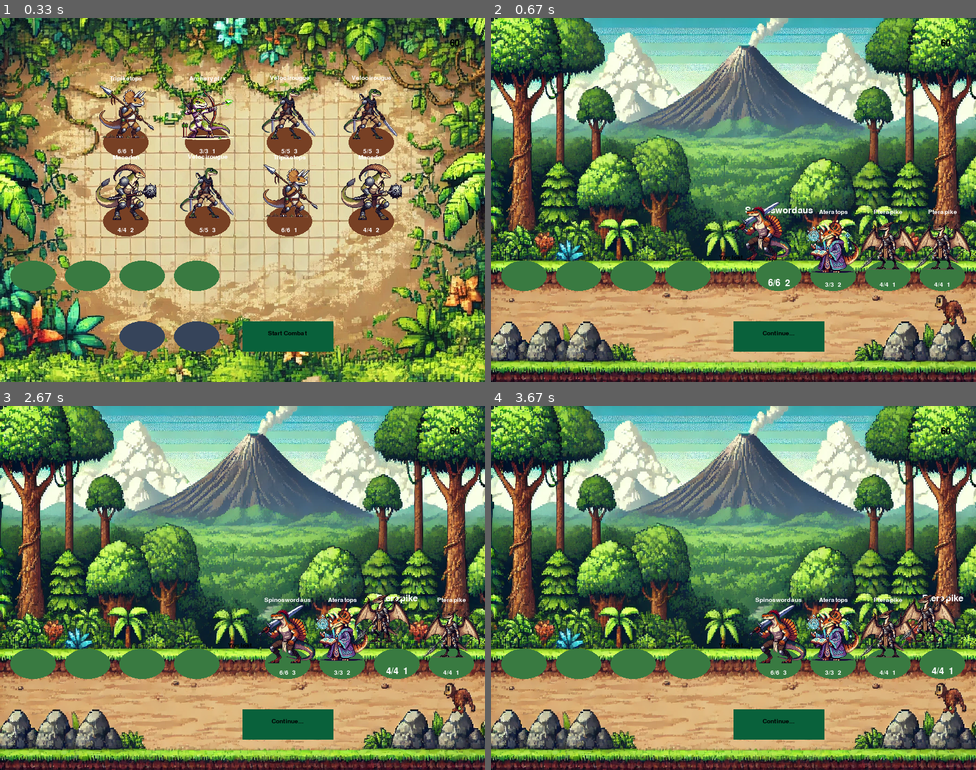
Above: before the commit, frames 1-4 (two rows, left to right).
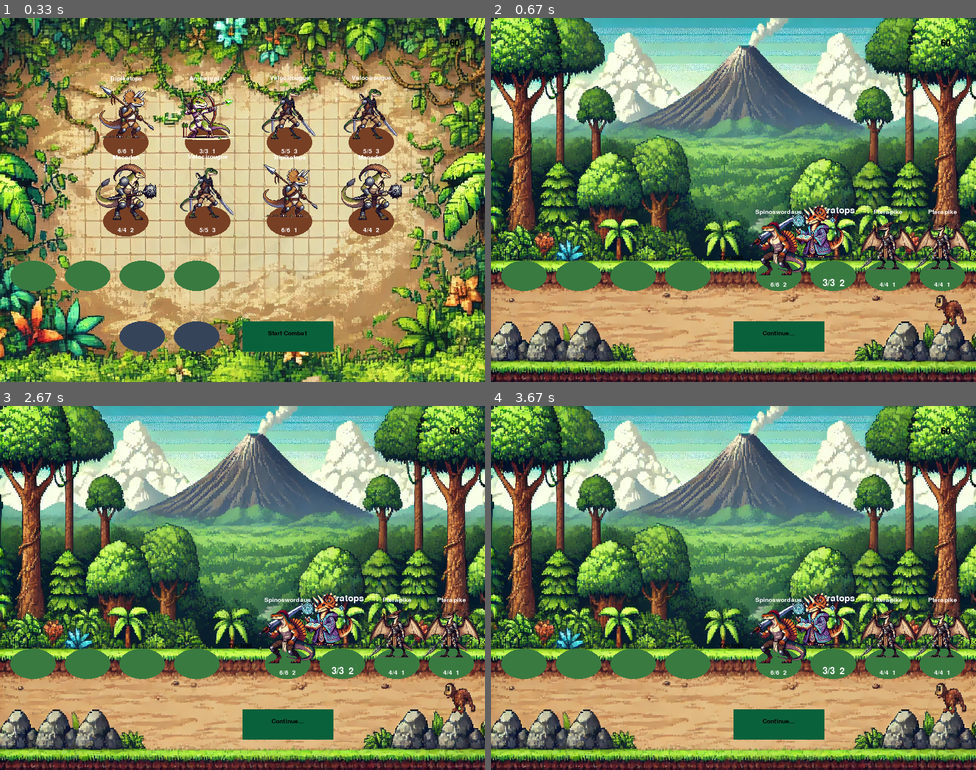
Above: after the commit, the same moments.

Repository: ENorell/RogueTroupe
Game: pygame game, started from main.py
Two runs of this game, one before a commit and one after it. Both use one fixed random seed, a clock stepped at 60 frames per second and the inputs below.
Inputs:
- Up to frame 1 (0.33 s): no input
- Up to frame 2 (0.67 s): tap Space at 0.33 s
- Up to frame 3 (2.67 s): no input
- Up to frame 4 (3.67 s): no input

Frame 1 is identical in both runs. In frame 2, 3.0% of the frame differs, in the area x 50-76%, y 50-74%; in frame 3, 2.8%; in frame 4, 2.8%.

Commit message:
Simple demonstration of how coroutines can make the code more readable

Diff:
--- a/combat_state.py
+++ b/combat_state.py
@@ -57,7 +57,12 @@
         self.victim: Optional[Character] = None
 
     def activate(self, attacker: Character) -> None:
-        assert self.victim
+        if not self.victim:
+            self.is_done
+            logging.debug(f"{attacker.name} has no target to attack (range {attacker.range}).")
+            return
+        #assert self.victim
+
         self.victim.damage_health(attacker.damage)
         self.victim.is_defending = False
 
@@ -88,6 +93,84 @@
         return bool(self.victim)
 
 
+class BattleTurn_:
+    def __init__(self, acting_slot: CombatSlot, ally_slots: list[CombatSlot], enemy_slots: list[CombatSlot]) -> None:
+        self.acting_slot = acting_slot
+        assert acting_slot.content # We should never be here if it was empty
+        self.character: Character = acting_slot.content
+
+        self.ally_slots = ally_slots
+        self.enemy_slots = enemy_slots
+
+        self.basic_attack = BasicAttack(acting_slot, ally_slots, enemy_slots)
+
+        self.initial_delay = Delay(TURN_ATTACK_DELAY_TIME_S)
+        self.post_attack_delay = Delay(TURN_ATTACK_DELAY_TIME_S)  # Delay after attack or ability
+        self.is_done = False
+
+
+    def start_turn(self) -> None:
+        logging.debug(f"Starting turn for {self.character.name} {"(Ally)" if self.acting_slot in self.ally_slots else "(Enemy)"}")
+
+        if self.character.is_dead():
+            logging.debug(f"{self.character.name} is dead, skipping turn")
+            self.end_turn()
+            return
+
+        self.basic_attack.determine_target(self.character)
+
+    def end_turn(self) -> None:
+        self.character.refresh_ability()
+        # Potential end of turn effects
+        self.is_done = True
+
+    def loop(self) -> None:
+        if not done_triggering_abilities(self.ally_slots, self.enemy_slots, TriggerType.TURN_START):
+            return
+
+        # Delay game slightly before acting
+        if not self.initial_delay.is_done:
+            self.initial_delay.tick()
+            return
+
+        # Exit if no viable target is found
+        if not self.basic_attack.target_found():
+            self.end_turn()
+            return
+
+        # Then execute attack
+        if not self.basic_attack.is_done:
+            self.basic_attack.activate(self.character)
+            return
+
+        # Delay slightly after attack
+        if not self.post_attack_delay.is_done:
+            self.post_attack_delay.tick()
+            return
+
+        self.end_turn()
+
+
+def trigger_abilities(ally_slots: list[CombatSlot], enemy_slots: list[CombatSlot], trigger_type: TriggerType):
+    for slot in ally_slots + enemy_slots:
+        if not slot.content: continue
+        if     slot.content.is_dead(): continue
+        if not slot.content.ability: continue
+        if not slot.content.ability.trigger == trigger_type: continue
+        #if     slot.content.ability.is_done: continue
+
+        yield slot.content.ability.activate(slot.content, ally_slots, enemy_slots)
+        yield from time_delay(TURN_ATTACK_DELAY_TIME_S)
+
+def time_delay(seconds):
+    frame_counter = 0
+    #logging.debug(f"wait {seconds} seconds")
+    while frame_counter / GAME_FPS < seconds:
+        frame_counter += 1
+        yield
+    #logging.debug("Done waiting")
+
+
 class BattleTurn:
     def __init__(self, acting_slot: CombatSlot, ally_slots: list[CombatSlot], enemy_slots: list[CombatSlot]) -> None:
         self.acting_slot = acting_slot
@@ -99,10 +182,17 @@
 
         self.basic_attack = BasicAttack(acting_slot, ally_slots, enemy_slots)
 
-        self.initial_delay = Delay(TURN_ATTACK_DELAY_TIME_S)
-        self.post_attack_delay = Delay(TURN_ATTACK_DELAY_TIME_S)  # Delay after attack or ability
         self.is_done = False
 
+        self.phases = self.turn_phases(self.basic_attack, self.character)
+
+    def turn_phases(self, basic_attack: BasicAttack, character: Character):
+        yield from trigger_abilities(self.ally_slots, self.enemy_slots, TriggerType.TURN_START)
+        yield from time_delay(TURN_ATTACK_DELAY_TIME_S)
+        yield basic_attack.determine_target(character)
+        yield from time_delay(TURN_ATTACK_DELAY_TIME_S)
+        yield basic_attack.activate(character)
+        yield from time_delay(TURN_ATTACK_DELAY_TIME_S)
 
     def start_turn(self) -> None:
         logging.debug(f"Starting turn for {self.character.name} {"(Ally)" if self.acting_slot in self.ally_slots else "(Enemy)"}")
@@ -112,7 +202,6 @@
             self.end_turn()
             return
 
-        self.basic_attack.determine_target(self.character)
 
     def end_turn(self) -> None:
         self.character.refresh_ability()
@@ -120,31 +209,16 @@
         self.is_done = True
 
     def loop(self) -> None:
-        if not done_triggering_abilities(self.ally_slots, self.enemy_slots, TriggerType.TURN_START):
-            return
-
-        # Delay game slightly before acting
-        if not self.initial_delay.is_done:
-            self.initial_delay.tick()
-            return
-
-        # Exit if no viable target is found
-        if not self.basic_attack.target_found():
+        try:
+            next(self.phases)
+        except StopIteration:
             self.end_turn()
-            return
-
-        # Then execute attack
-        if not self.basic_attack.is_done:
-            self.basic_attack.activate(self.character)
-            return
-
-        # Delay slightly after attack
-        if not self.post_attack_delay.is_done:
-            self.post_attack_delay.tick()
-            return
-
-        self.end_turn()
-
+
+
+def loop_until_done(turn: BattleTurn):
+    while not turn.is_done:
+        turn.loop()
+        yield
 
 
 class BattleRound:
@@ -152,14 +226,17 @@
         self.ally_slots = ally_slots
         self.enemy_slots = enemy_slots
         self.turn_order = []
-        self.current_turn: Optional[BattleTurn] = None
-        self.round_end_delay = Delay(1.5)
+        #self.current_turn: Optional[BattleTurn] = None
         self.is_done = False
 
-    #def setup_turn_order(self) -> None:
-    #    ally_turns = [BattleTurn(slot.content, i, self.ally_slots, self.enemy_slots, self.battle_log) for i, slot in enumerate(self.ally_slots) if slot.content and not slot.content.is_dead()]
-    #    enemy_turns = [BattleTurn(slot.content, i, self.enemy_slots, self.ally_slots, self.battle_log) for i, slot in enumerate(self.enemy_slots) if slot.content and not slot.content.is_dead()]
-    #    self.turn_order = [turn for pair in zip(ally_turns, enemy_turns) for turn in pair] + ally_turns[len(enemy_turns):] + enemy_turns[len(ally_turns):]
+        self.phases = self.round_phases()
+
+    def round_phases(self):
+        yield from trigger_abilities(self.ally_slots, self.enemy_slots, TriggerType.ROUND_START)
+        while True:
+            yield self.start_next_turn()
+            yield from loop_until_done(self.current_turn)
+
 
     def start_round(self) -> None:
         self.slot_turn_order: list[CombatSlot] = [slot for slot in self.ally_slots + self.enemy_slots if slot.content and not slot.content.is_dead() ]
@@ -179,10 +256,6 @@
         self.current_turn.start_turn()
 
     def end_round(self) -> None:
-        if not self.round_end_delay.is_done:
-            self.round_end_delay.tick()
-            return
-
         self.cleanup_dead_units()  # Clean up dead units at the end of the round
         self.shift_units_forward()  # Shift units forward to fill empty slots
         self.is_done = True
@@ -210,16 +283,10 @@
                 slots[i].content = character
 
     def loop(self) -> None:
-        if not done_triggering_abilities(self.ally_slots, self.enemy_slots, TriggerType.ROUND_START):
-            return
-
-        assert self.current_turn # Something is wrong if we have gotten here with no turn
-
-        if not self.current_turn.is_done:
-            self.current_turn.loop()
-            return
-
-        self.start_next_turn()
+        try:
+            next(self.phases)
+        except StopIteration:
+            self.end_round()
 
 
 def revive_ally_characters(slots: list[CombatSlot]) -> None:
--- /dev/null
+++ b/coroutines.py
@@ -0,0 +1,42 @@
+
+
+
+def time_delay(seconds):
+    elapsed_time = 0
+    print(f"Waiting for {seconds} seconds...")
+    while elapsed_time < seconds:
+
+        elapsed_time += 1  # Update elapsed time based on frame duration
+        print(f"elapsed_time: {elapsed_time}")
+        yield  # Simulate waiting for the next frame
+    print(f"Time delay of {seconds} seconds finished!")
+
+def trigger_abilities():
+    yield print("1")
+    yield from time_delay(2)
+    yield print("3")
+
+
+
+
+def turn_phases():
+    yield print("1")
+    yield from time_delay(2)
+    yield print("3")
+
+class Phase:
+    is_done: bool = False
+
+    def __init__(self) -> None:
+        self.steps = turn_phases()
+
+    def loop(self):
+        try:
+            next(self.steps)
+        except StopIteration:
+            #print("No more steps!")
+            self.is_done = True
+
+turn = Phase()
+
+turn.loop()
